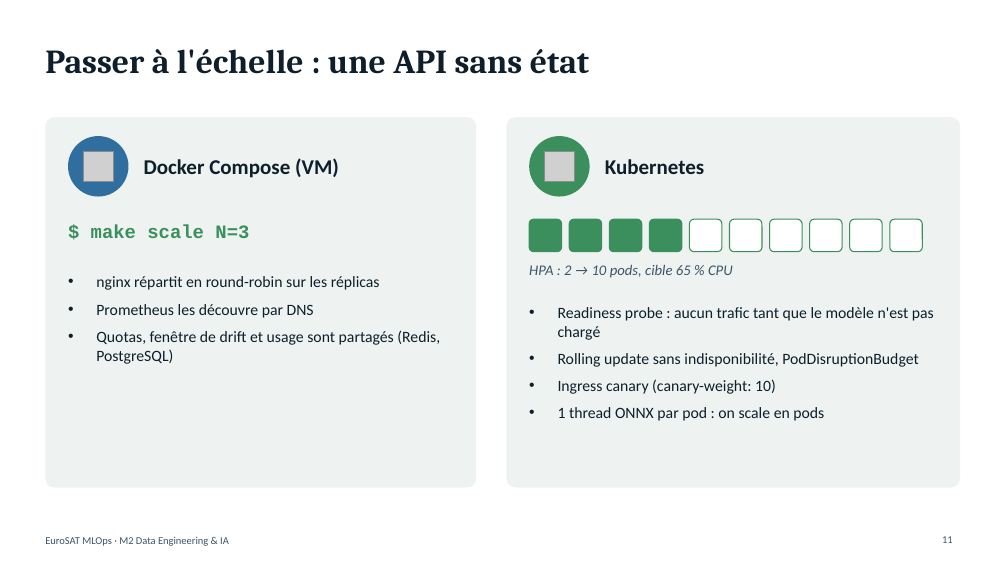
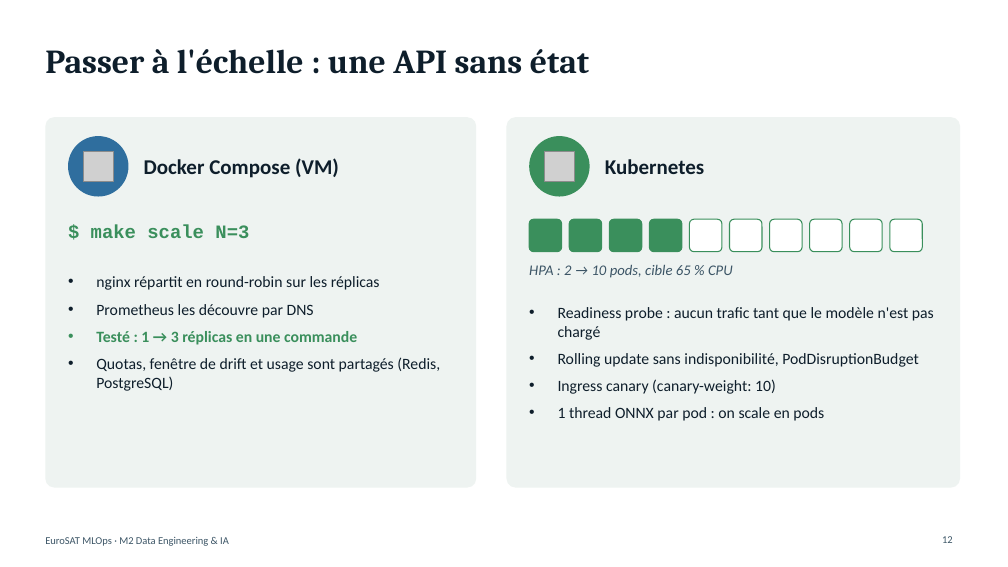
Before and after one commit to nplnguyen/eurosat-mlops, a slide deck: slide 12 of presentation/soutenance-mlops-eurosat.pptx (slide 11 before the commit). Drawn at 1008x567 pixels with LibreOffice and Linux fonts; fonts in the diff are those of the drawing; grey boxes stand for pictures. Boxes give left, top, right and bottom in pixels: in the first picture for what was removed or moved away, otherwise in the second. Text is boxed around its words. In the diff, an @@ line names an element or a change of style, - is before the commit and + after.

```diff
--- a/presentation/soutenance-mlops-eurosat.pptx
+++ b/presentation/soutenance-mlops-eurosat.pptx
@@ text at (96, 331, 357, 345): paragraph added @@
+• Testé : 1 → 3 réplicas en une commande
```
Also in this commit, not shown: 7 other slides changed, 2 slides added.
